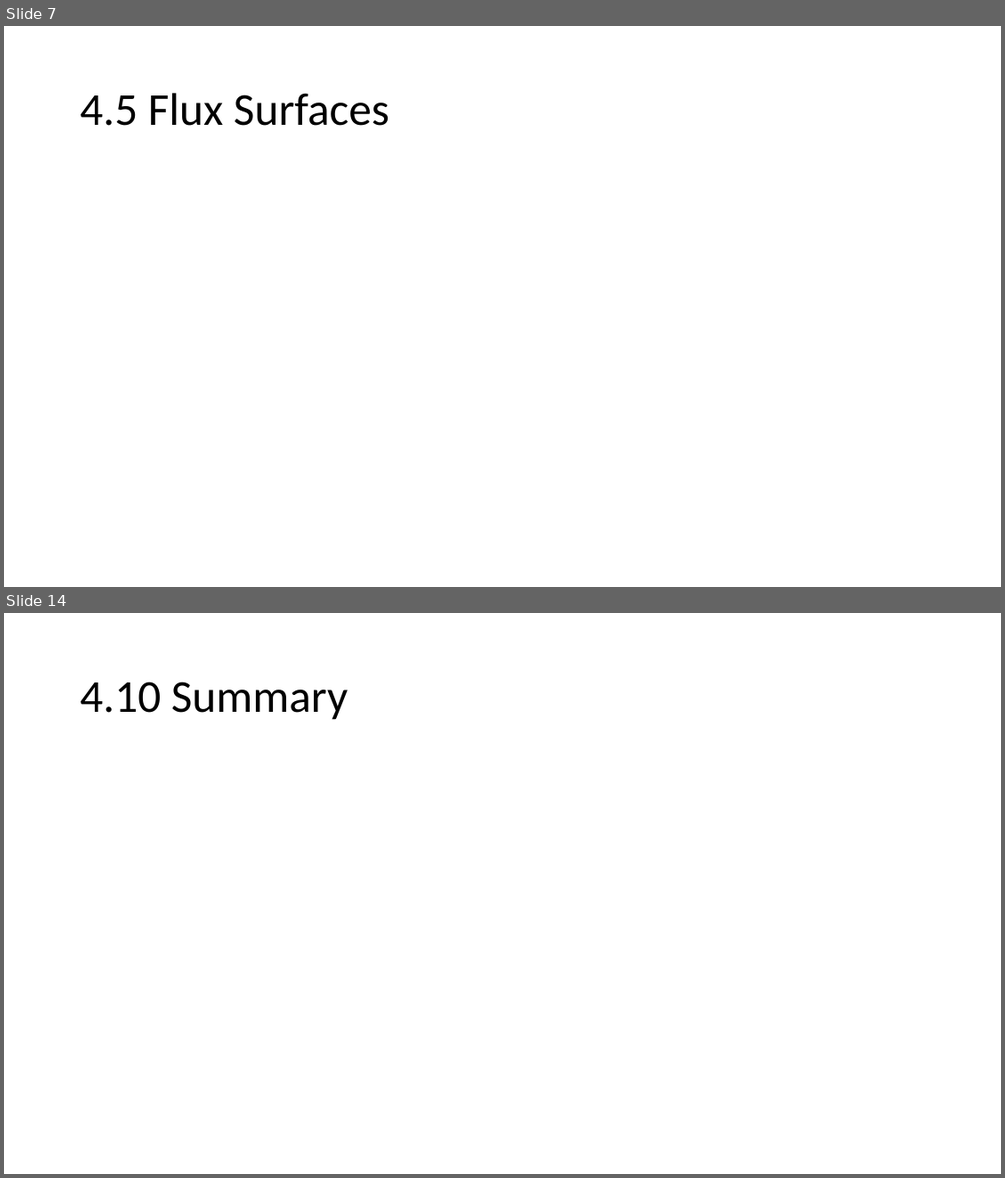
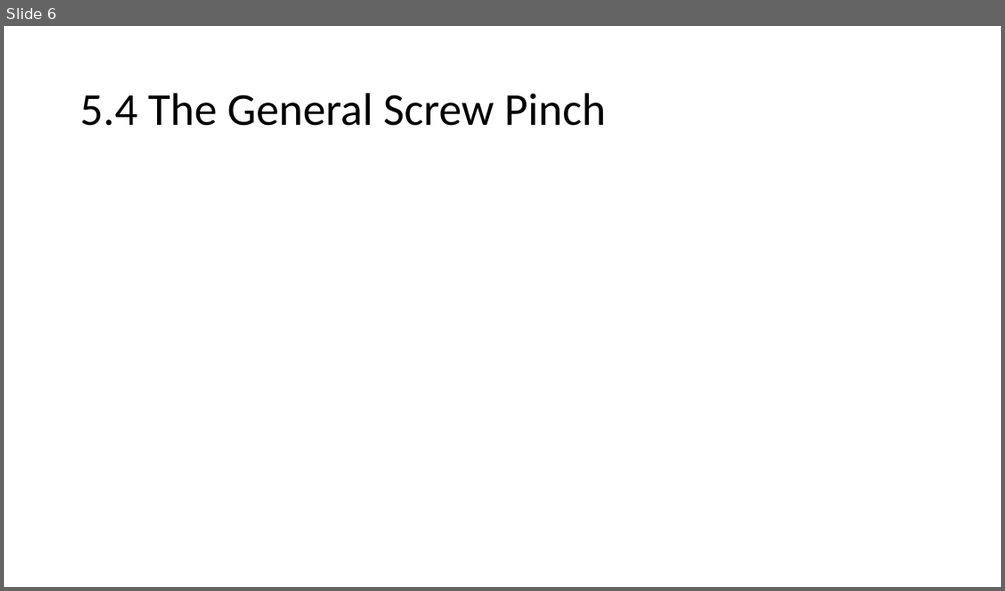
Before and after one commit to bartlettnbb2/academia, a slide deck: Presentations/IdealMHD_ch5.pptx. Shown one above the other, each under a label of ours: slides 7 and 14 before the commit, slide 6 after it; the slides between them are not shown. The pictures are 1005x1178 and 1005x591 pixels, drawn with LibreOffice and Linux fonts; fonts in the diff are those of the drawing; grey boxes stand for pictures. Boxes give left, top, right and bottom in pixels: in the first picture for what was removed or moved away, otherwise in the second. Text is boxed around its words. In the diff, an @@ line names an element or a change of style, - is before the commit and + after.

```diff
--- a/Presentations/IdealMHD_ch5.pptx
+++ b/Presentations/IdealMHD_ch5.pptx
@@ slide 14 removed at box(4, 613, 1001, 1174), background #FFFFFF @@
@@ title removed at box(80, 682, 348, 720) @@
-4.10 Summary
@@ what was slide 7 is now slide 6 @@
@@ slide 6 changed as well @@
@@ title at box(80, 93, 606, 126): text changed @@
-4.5 Flux Surfaces
+5.4 The General Screw Pinch
```
Also in this commit, not shown: 4 other slides changed, 2 slides added, 7 other slides removed.
